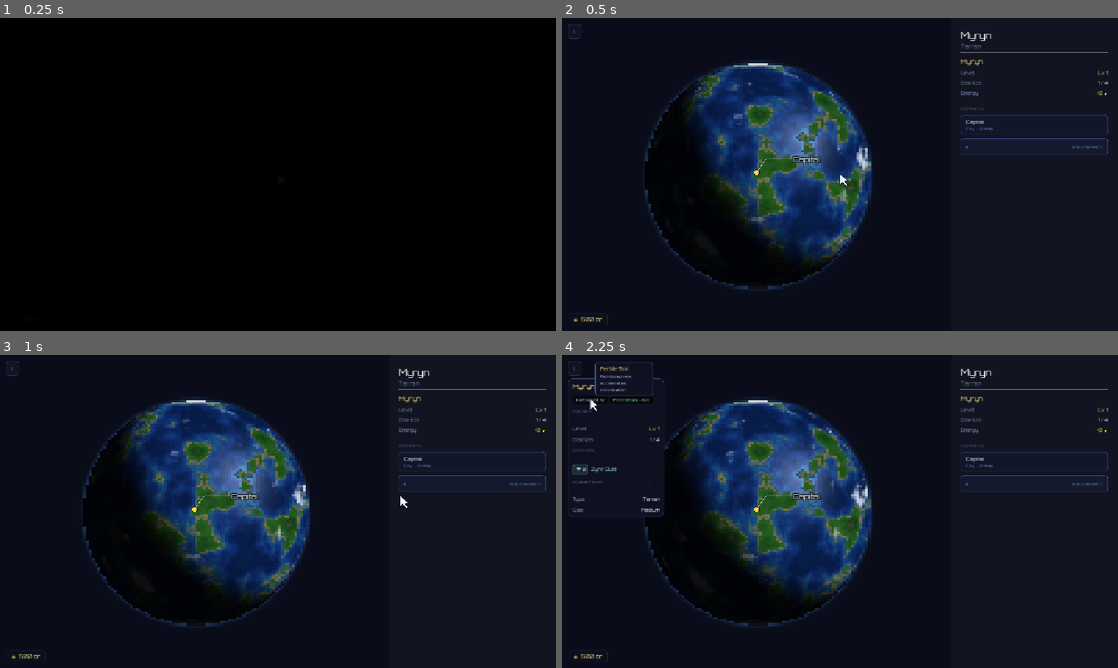
Above: before the commit, frames 1-4 (two rows, left to right).
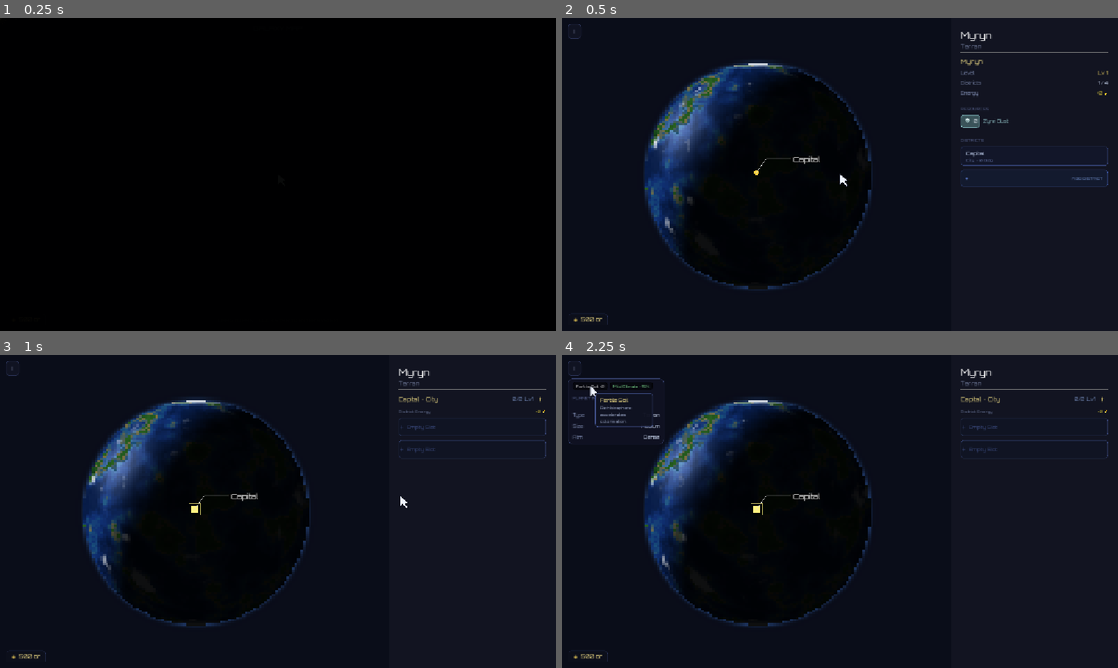
Above: after the commit, the same moments.

Repository: Sasete/Voidle
Game: Godot game, scene res://scenes/galaxy/GalaxyView.tscn
The game is run twice, just before and just after one commit, with the same random seed, the same clock (stepped at 60 frames per second) and the same inputs.
Inputs (mouse positions are in pixels of both pictures, inside the frame that each line leads up to):
- Up to frame 1 (0.25 s): no input
- Up to frame 2 (0.5 s): no input
- Up to frame 3 (1 s): tap Enter at 0.5 s; move the mouse to (400, 495) at 0.52 s; hold Up from 0.53 s (still down); tap C at 0.6 s; click (400, 495) at 0.67 s
- Up to frame 4 (2.25 s): release Up at 1.25 s; click "i" at 1.25 s; click "Fertile Soil +2" at 2 s

Frame 1 is identical in both runs. In frame 2, 17% of the frame differs, in the area x 14-99%, y 15-78%; in frame 3, 17%; in frame 4, 19%, in the area x 1-99%, y 2-77%.

Commit message:
Some fix & tweaks

Diff:
--- a/scripts/planetary/PlanetData.gd
+++ b/scripts/planetary/PlanetData.gd
@@ -38,6 +38,11 @@
 @export var irregularity: float = 0.3
 @export var custom_pois: Array[POIData] = []
 @export var moons: Array[PlanetData] = []
+## Longitude offset (radians) that anchors this planet's "local time".
+## The night-side is always at (global_light_angle + local_time_offset - rotation_offset)
+## from the camera's perspective, so the terminator stays fixed in world space
+## and the surface texture appears to rotate beneath a stationary sun.
+@export var local_time_offset: float = 0.0
 
 # Ring system
 @export var has_rings:   bool  = false
@@ -206,6 +211,12 @@
 				var hue := rng.randf_range(0.07, 0.14)   # warm tan/gold
 				data.ring_color = Color.from_hsv(hue, rng.randf_range(0.15, 0.45), rng.randf_range(0.65, 0.90), rng.randf_range(0.50, 0.72))
 
+	# Each planet gets a unique "local noon" position so that when you first
+	# arrive, the lit side faces you at a variety of angles — and the terminator
+	# stays fixed in world-space as you rotate the globe.
+	data.local_time_offset = rng.randf_range(0.0, TAU)
+
+
 static func _generate_name_with_seed(s: int) -> String:
 	var rng := RandomNumberGenerator.new()
 	rng.seed = s ^ 0xABCD
--- a/scripts/planetary/PlanetRenderer.gd
+++ b/scripts/planetary/PlanetRenderer.gd
@@ -9,6 +9,10 @@
 var _rotation_offset := 0.0
 var _last_mouse_x := 0.0
 var _planet_radius_px := 0.0
+## Global light angle (shared time-of-day clock, advances in PlanetaryView._process)
+var light_angle: float = 0.0
+## Per-planet offset so each world has its own "local noon" position
+var local_time_offset: float = 0.0
 
 func _ready() -> void:
 	pass  # material assigned externally
@@ -27,6 +31,22 @@
 	_rotation_offset = fposmod(val, TAU)
 	if material:
 		(material as ShaderMaterial).set_shader_parameter("rotation_offset", _rotation_offset)
+		# Note: light_direction is recomputed every frame in _process;
+		# calling _update_light_direction here too ensures tweens stay in sync.
+		_update_light_direction()
+
+func _update_light_direction() -> void:
+	if material == null:
+		return
+	# eff = global_time + planet_local_offset + surface_rotation
+	# Adding rotation_offset means the light rotates WITH the terrain:
+	# a landmass that's in night stays in night as you spin the planet,
+	# giving the feel of a camera orbiting a stationary world.
+	var eff: float = light_angle + local_time_offset + _rotation_offset
+	var lx := cos(eff) * 0.85
+	var lz := sin(eff) * 0.55
+	var ld := Vector3(lx, -0.45, lz).normalized()
+	(material as ShaderMaterial).set_shader_parameter("light_direction", ld)
 
 func _input(event: InputEvent) -> void:
 	_update_radius()
@@ -55,6 +75,7 @@
 		_drag_velocity = -delta_rot
 		if material:
 			material.set_shader_parameter("rotation_offset", _rotation_offset)
+			# light_direction synced at end of _process every frame
 
 func _process(_delta: float) -> void:
 	if not _dragging and abs(_drag_velocity) > 0.0001:
@@ -62,3 +83,8 @@
 		_rotation_offset = fposmod(_rotation_offset + _drag_velocity, TAU)
 		if material:
 			material.set_shader_parameter("rotation_offset", _rotation_offset)
+	# Always sync light direction at the END of every frame so both
+	# rotation_offset (updated above or in _input) and light_angle
+	# (updated by PlanetaryView._process which runs before us as the parent)
+	# are fully up-to-date before the GPU renders.
+	_update_light_direction()
--- a/scripts/planetary/PlanetaryView.gd
+++ b/scripts/planetary/PlanetaryView.gd
@@ -142,6 +142,10 @@
 	GameState.active_planet_seed = data.seed
 	GameState.cache_planet_data(data)
 	_setup_material(data)
+	# Sync light state to the renderer for this planet
+	planet_renderer.local_time_offset = data.local_time_offset
+	planet_renderer.light_angle       = _light_angle
+	planet_renderer._update_light_direction()
 	_update_panel(data)
 	_build_companion_moons(data)
 	_build_rings(data)
@@ -540,29 +544,29 @@
 func _mineral_icon_cell(rd: ResourceData, show_count: bool, stored: float = 0.0) -> PanelContainer:
 	var cell := PanelContainer.new()
 	var s := StyleBoxFlat.new()
-	var border_col := rd.display_color.darkened(0.15)
-	border_col.a = 0.70
-	s.bg_color    = rd.display_color.darkened(0.60)
-	s.bg_color.a  = 0.45
+	var border_col := rd.display_color.lightened(0.05)
+	border_col.a = 0.80
+	s.bg_color    = rd.display_color.darkened(0.40)
+	s.bg_color.a  = 0.70
 	s.border_color = border_col
 	s.border_width_left = 1; s.border_width_right  = 1
 	s.border_width_top  = 1; s.border_width_bottom = 1
-	s.corner_radius_top_left     = 3; s.corner_radius_top_right    = 3
-	s.corner_radius_bottom_left  = 3; s.corner_radius_bottom_right = 3
-	s.content_margin_left   = 4; s.content_margin_right  = 4
-	s.content_margin_top    = 3; s.content_margin_bottom = 3
+	s.corner_radius_top_left     = 4; s.corner_radius_top_right    = 4
+	s.corner_radius_bottom_left  = 4; s.corner_radius_bottom_right = 4
+	s.content_margin_left   = 5; s.content_margin_right  = 5
+	s.content_margin_top    = 4; s.content_margin_bottom = 4
 	cell.add_theme_stylebox_override("panel", s)
 	cell.mouse_filter = Control.MOUSE_FILTER_STOP
 
 	var inner := HBoxContainer.new()
-	inner.add_theme_constant_override("separation", 3)
+	inner.add_theme_constant_override("separation", 4)
 	inner.mouse_filter = Control.MOUSE_FILTER_IGNORE
 	cell.add_child(inner)
 
 	var tex := MineralIcon.make(rd.tier, rd.display_color)
 	var icon_rect := TextureRect.new()
 	icon_rect.texture = tex
-	icon_rect.custom_minimum_size = Vector2(12, 12)
+	icon_rect.custom_minimum_size = Vector2(18, 18)
 	icon_rect.stretch_mode = TextureRect.STRETCH_KEEP_ASPECT_CENTERED
 	icon_rect.mouse_filter = Control.MOUSE_FILTER_IGNORE
 	inner.add_child(icon_rect)
@@ -570,8 +574,8 @@
 	if show_count:
 		var count_lbl := Label.new()
 		count_lbl.text = "%.0f" % stored if stored > 0.0 else "0"
-		_apply_orbitron(count_lbl, 8)
-		count_lbl.add_theme_color_override("font_color", Color(0.92, 0.95, 1.0))
+		_apply_orbitron(count_lbl, 9)
+		count_lbl.add_theme_color_override("font_color", Color(0.95, 0.97, 1.0))
 		count_lbl.mouse_filter = Control.MOUSE_FILTER_IGNORE
 		inner.add_child(count_lbl)
 
@@ -619,51 +623,28 @@
 func _fill_uncolonized_details(vbox: VBoxContainer, data: PlanetData) -> void:
 	_fill_modifiers_section(vbox, data)
 	_details_section(vbox, "PLANET INFO")
-	_details_row(vbox, "Type",  PlanetData.Type.keys()[data.planet_type].capitalize())
+	_details_row(vbox, "Type", PlanetData.Type.keys()[data.planet_type].capitalize())
 	var size_str := "Small" if data.planet_size < 0.8 else ("Large" if data.planet_size > 1.3 else "Medium")
-	_details_row(vbox, "Size",  size_str)
+	_details_row(vbox, "Size", size_str)
 	if data.has_atmosphere:
 		var atm := "Thin" if data.atmosphere_density < 0.4 else ("Dense" if data.atmosphere_density > 0.7 else "Standard")
 		_details_row(vbox, "Atm.", atm)
 	else:
-		_details_row(vbox, "Atm.",  "None", Color(0.6, 0.4, 0.4))
-
-	_details_section(vbox, "RESOURCES")
-	var br_unc := GameState.get_body_resources(data.seed, 1, 3)
-	var icon_row_unc := HFlowContainer.new()
-	icon_row_unc.add_theme_constant_override("h_separation", 4)
-	icon_row_unc.add_theme_constant_override("v_separation", 4)
-	for rd: ResourceData in br_unc.as_array():
-		icon_row_unc.add_child(_mineral_icon_cell(rd, false))
-	vbox.add_child(icon_row_unc)
-
+		_details_row(vbox, "Atm.", "None", Color(0.6, 0.4, 0.4))
 	_details_section(vbox, "STATUS")
 	_details_row(vbox, "Colony", "Not established", Color(0.65, 0.45, 0.35))
 
-func _fill_colonized_details(vbox: VBoxContainer, data: PlanetData, pp: PlanetProgress) -> void:
-	var name_lbl := Label.new()
-	name_lbl.text = data.planet_name
-	_apply_orbitron(name_lbl, 13)
-	name_lbl.add_theme_color_override("font_color", Color(1.0, 0.92, 0.55))
-	vbox.add_child(name_lbl)
-
+func _fill_colonized_details(vbox: VBoxContainer, data: PlanetData, _pp: PlanetProgress) -> void:
 	_fill_modifiers_section(vbox, data)
-
-	_details_section(vbox, "COLONY")
-	_details_row(vbox, "Level",     "Lv %d" % pp.level, Color(1.0, 0.88, 0.4))
-	_details_row(vbox, "Districts", "%d / %d" % [data.custom_pois.size(), pp.max_districts])
-
-	_details_section(vbox, "DEPOSITS")
-	var br := GameState.get_body_resources(data.seed, 1, 3)
-	for rd: ResourceData in br.as_array():
-		var key: String = rd.resource_id()
-		var stored: float = pp.stored_resources.get(key, 0.0)
-		_mineral_row(vbox, rd, stored)
-
 	_details_section(vbox, "PLANET INFO")
 	_details_row(vbox, "Type", PlanetData.Type.keys()[data.planet_type].capitalize())
 	var size_str := "Small" if data.planet_size < 0.8 else ("Large" if data.planet_size > 1.3 else "Medium")
 	_details_row(vbox, "Size", size_str)
+	if data.has_atmosphere:
+		var atm := "Thin" if data.atmosphere_density < 0.4 else ("Dense" if data.atmosphere_density > 0.7 else "Standard")
+		_details_row(vbox, "Atm.", atm)
+	else:
+		_details_row(vbox, "Atm.", "None", Color(0.6, 0.4, 0.4))
 
 ## Active building count for a district (for night-light glow size).
 ## Excludes constructing and user-paused buildings.
@@ -1025,12 +1006,13 @@
 	CursorManager.set_state(CursorManager.State.NORMAL)
 
 func _apply_light_angle() -> void:
-	if planet_renderer == null or planet_renderer.material == null:
-		return
-	var lx := cos(_light_angle) * 0.85
-	var lz := sin(_light_angle) * 0.55
-	var ld := Vector3(lx, -0.45, lz).normalized()
-	(planet_renderer.material as ShaderMaterial).set_shader_parameter("light_direction", ld)
+	if planet_renderer == null:
+		return
+	# Just update the value — PlanetRenderer._process calls _update_light_direction()
+	# at the END of every frame (after both parent and child _process have run),
+	# so light_direction is always computed with fresh rotation_offset + light_angle.
+	planet_renderer.light_angle = _light_angle
+
 
 func _rotate_to_lon(lon_deg: float, duration: float = 0.45) -> void:
 	var target  := fposmod(deg_to_rad(lon_deg), TAU)
@@ -1059,13 +1041,16 @@
 	_active_district_poi = null   # overview shown — don’t auto-reopen on construction
 
 	var pp := GameState.get_planet(data.seed)
-	if not pp.is_colonized:
-		return   # uncolonized: details panel already shows info
 
 	var root := VBoxContainer.new()
 	root.name = "DistrictBuildPanel"
 	root.add_theme_constant_override("separation", 8)
 	root.add_child(HSeparator.new())
+
+	if not pp.is_colonized:
+		_build_resources_section(root, data, pp)
+		panel_content.add_child(root)
+		return
 
 	# Planet name + level
 	var name_lbl := Label.new()
@@ -1138,6 +1123,8 @@
 		e_row.mouse_exited.connect(func() -> void:
 			TooltipManager.hide_tip())
 
+	_build_resources_section(root, data, pp)
+
 	# POI list
 	if not data.custom_pois.is_empty():
 		var sep := HSeparator.new()
@@ -1161,6 +1148,42 @@
 	root.add_child(add_dist_card)
 
 	panel_content.add_child(root)
+
+func _build_resources_section(parent: VBoxContainer, data: PlanetData, pp: PlanetProgress) -> void:
+	var sep := HSeparator.new()
+	var sep_s := StyleBoxFlat.new()
+	sep_s.bg_color = Color(0.2, 0.25, 0.4, 0.35)
+	sep.add_theme_stylebox_override("separator", sep_s)
+	parent.add_child(sep)
+
+	var title := Label.new()
+	title.text = "RESOURCES"
+	_apply_orbitron(title, 8)
+	title.add_theme_color_override("font_color", Color(0.40, 0.45, 0.65))
+	parent.add_child(title)
+
+	var br := GameState.get_body_resources(data.seed, 1, 3)
+	if br.as_array().is_empty():
+		var none_lbl := Label.new()
+		none_lbl.text = "No deposits detected"
+		_apply_orbitron(none_lbl, 8)
+		none_lbl.add_theme_color_override("font_color", Color(0.45, 0.45, 0.55))
+		parent.add_child(none_lbl)
+		return
+
+	if pp.is_colonized:
+		# Show name + stored amount per resource
+		for rd: ResourceData in br.as_array():
+			var stored: float = pp.stored_resources.get(rd.resource_id(), 0.0)
+			_mineral_row(parent, rd, stored)
+	else:
+		# Show icon grid — deposits are visible but not yet harvested
+		var icon_flow := HFlowContainer.new()
+		icon_flow.add_theme_constant_override("h_separation", 5)
+		icon_flow.add_theme_constant_override("v_separation", 5)
+		for rd: ResourceData in br.as_array():
+			icon_flow.add_child(_mineral_icon_cell(rd, false))
+		parent.add_child(icon_flow)
 
 func _build_district_overview_card(poi: POIData, planet: PlanetData, pp: PlanetProgress,
 		_panel_content: VBoxContainer, _root: VBoxContainer) -> PanelContainer:
@@ -1455,17 +1478,35 @@
 	tc.grow_vertical   = Control.GROW_DIRECTION_BEGIN   # stack upward
 	tc.grow_horizontal = Control.GROW_DIRECTION_END
 	tc.custom_minimum_size = Vector2(260, 0)
-	tc.offset_left   = 14.0
-	tc.offset_bottom = -14.0
+	tc.offset_left = 14.0
 	tc.add_theme_constant_override("separation", 5)
 	tc.mouse_filter = Control.MOUSE_FILTER_IGNORE
 	add_child(tc)
 	_toast_container = tc
 	return tc
 
+## Measures the credits panel height and updates the toast container offset so
+## toasts always stack just above the credits bar. Safe to call every time.
+func _reanchor_toast_above_credits() -> void:
+	var tc := _get_toast_container()
+	# HUDManager lives on a CanvasLayer sibling — find it in the scene tree
+	var hud: Node = get_tree().root.find_child("HUDManager", true, false)
+	var credits_h: float = 38.0   # fallback
+	if hud != null:
+		var cp = hud.get("credits_panel")
+		if cp != null and is_instance_valid(cp as Node):
+			var real_h: float = (cp as Control).size.y
+			if real_h > 4.0:
+				credits_h = real_h
+	# credits panel: offset_bottom = -12, height = credits_h
+	# gap between credits top and toast bottom = 8px
+	tc.offset_bottom = -(12.0 + credits_h + 8.0)
+
 ## Shows a brief construction-complete notification at the bottom-left,
 ## then fades it out after a few seconds.
 func _show_construction_toast(building_name: String, district_label: String) -> void:
+	# Re-measure credits panel height each time in case it changed after layout
+	_reanchor_toast_above_credits()
 	var tc := _get_toast_container()
 
 	# ── Outer panel ─────────────────────────────────────────────────────────
--- a/scripts/system/HUDManager.gd
+++ b/scripts/system/HUDManager.gd
@@ -2,7 +2,12 @@
 extends CanvasLayer
 
 var _credits_lbl: Label
+## Current displayed value (tweened, may lag behind GameState.credits)
+var _credits_display: float = 0.0
+var _credits_tween: Tween = null
 var _orbitron: Font
+## The credits panel node — exposed so PlanetaryView can read its screen height for toast offset.
+var credits_panel: PanelContainer = null
 
 static func fmt_credits(val: float) -> String:
 	if val >= 1_000_000_000.0:
@@ -65,9 +70,34 @@
 	panel.offset_bottom = -12.0
 
 	add_child(panel)
+	credits_panel = panel
+
+	_credits_display = GameState.credits
 
 	GameState.credits_changed.connect(_on_credits_changed)
 
-func _on_credits_changed(val: float) -> void:
-	if _credits_lbl:
-		_credits_lbl.text = fmt_credits(val)
+func _on_credits_changed(new_val: float) -> void:
+	if not is_instance_valid(_credits_lbl):
+		return
+
+	var old_val := _credits_display
+	var gained  := new_val > old_val
+
+	# Kill any running tween so we start fresh from the current displayed value
+	if _credits_tween and _credits_tween.is_valid():
+		_credits_tween.kill()
+
+	_credits_tween = create_tween()
+
+	# Briefly flash the label colour to signal gain / loss
+	var flash_col := Color(0.55, 1.0, 0.35) if gained else Color(1.0, 0.55, 0.25)
+	_credits_tween.tween_property(_credits_lbl, "theme_override_colors/font_color",
+		flash_col, 0.12).set_ease(Tween.EASE_OUT)
+	_credits_tween.parallel().tween_method(
+		func(v: float) -> void:
+			_credits_display = v
+			if is_instance_valid(_credits_lbl):
+				_credits_lbl.text = fmt_credits(v),
+		old_val, new_val, 0.55).set_ease(Tween.EASE_OUT).set_trans(Tween.TRANS_QUAD)
+	_credits_tween.tween_property(_credits_lbl, "theme_override_colors/font_color",
+		Color(1.0, 0.92, 0.55), 0.3).set_ease(Tween.EASE_IN)
--- a/scripts/ui/MineralIcon.gd
+++ b/scripts/ui/MineralIcon.gd
@@ -1,81 +1,84 @@
-## Generates 14×14 procedural pixel-art mineral icons.
-## Shape depends on tier (1=blob, 2=crystal, 3=gem), color is tinted from ResourceData.display_color.
+## Generates 18×18 procedural pixel-art mineral icons.
+## Shape + inner detail depend on tier. Color is tinted from ResourceData.display_color.
 class_name MineralIcon
 extends RefCounted
 
-# Pixel masks — each row is 14 bits wide (low bit = left column).
-# T1: rounded ore blob
+const SIZE := 18
+
+# ── Base shapes ──────────────────────────────────────────────────────────────
+
+# T1: rounded ore blob (full oval)
 static var _T1: Array[int] = [
-	0b00000000000000,
-	0b00000110000000,
-	0b00011111100000,
-	0b00111111110000,
-	0b01111111111000,
-	0b01111111111000,
-	0b11111111111100,
-	0b11111111111100,
-	0b01111111111000,
-	0b01111111111000,
-	0b00111111110000,
-	0b00011111100000,
-	0b00000110000000,
-	0b00000000000000,
+	0, 8160, 32760, 65532, 131070, 131070,
+	262143, 262143, 262143, 262143,
+	131070, 131070, 65532, 32760, 8160, 0, 0, 0,
 ]
 
-# T2: angular crystal shard
+# T2: tall hexagonal crystal shard
 static var _T2: Array[int] = [
-	0b00000100000000,
-	0b00001110000000,
-	0b00011111000000,
-	0b00111111100000,
-	0b01111111110000,
-	0b11111111111000,
-	0b11111111111000,
-	0b01111111110000,
-	0b00111111100000,
-	0b00011111000000,
-	0b00001110000000,
-	0b00000100000000,
-	0b00000000000000,
-	0b00000000000000,
+	768, 1920, 4032, 8160, 16368, 32760,
+	65532, 65532, 65532,
+	32760, 16368, 8160, 4032, 1920, 768, 0, 0, 0,
 ]
 
-# T3: pointed gem (diamond)
+# T3: diamond gem (rhombus)
 static var _T3: Array[int] = [
-	0b00000000000000,
-	0b00000100000000,
-	0b00001110000000,
-	0b00111111100000,
-	0b01111111110000,
-	0b11111111111100,
-	0b01111111110000,
-	0b00111111100000,
-	0b00001110000000,
-	0b00000100000000,
-	0b00000000000000,
-	0b00000000000000,
-	0b00000000000000,
-	0b00000000000000,
+	0, 768, 1920, 4032, 8160, 16368,
+	32760,
+	16368, 8160, 4032, 1920, 768, 0, 0, 0, 0, 0, 0,
 ]
 
-const SIZE := 14
+# ── Detail overlays ───────────────────────────────────────────────────────────
+# Detail pixels are rendered darker (T1 vein) or brighter (T2/T3 facet).
+
+# T1: diagonal dark vein through the ore
+static var _T1_detail: Array[int] = [
+	0, 0, 4096, 6144, 3072, 1536,
+	512, 768, 256, 128,
+	192, 0, 0, 0, 0, 0, 0, 0,
+]
+
+# T2: bright vertical spine (center facet line at col 9)
+static var _T2_detail: Array[int] = [
+	0, 512, 512, 512, 512, 512,
+	512, 512, 512,
+	512, 512, 512, 512, 512, 0, 0, 0, 0,
+]
+
+# T3: upper triangular facet highlight
+static var _T3_detail: Array[int] = [
+	0, 0, 512, 768, 1920, 4032,
+	0, 0, 0, 0, 0, 0, 0, 0, 0, 0, 0, 0,
+]
 
 static func make(tier: int, base_color: Color) -> ImageTexture:
-	var mask: Array[int] = _T1 if tier <= 1 else (_T2 if tier == 2 else _T3)
+	var mask:   Array[int] = _T1 if tier <= 1 else (_T2 if tier == 2 else _T3)
+	var detail: Array[int] = _T1_detail if tier <= 1 else (_T2_detail if tier == 2 else _T3_detail)
+	var dark_detail: bool  = tier <= 1   # T1: dark vein; T2/T3: bright facet
+
 	var img := Image.create(SIZE, SIZE, false, Image.FORMAT_RGBA8)
 	img.fill(Color(0, 0, 0, 0))
 
-	var highlight := base_color.lightened(0.35)
-	var shadow    := base_color.darkened(0.30)
+	var highlight := base_color.lightened(0.50)
+	var shadow    := base_color.darkened(0.45)
+	var vein      := base_color.darkened(0.60)
+	var facet     := base_color.lightened(0.70)
 
 	for y in SIZE:
-		var row: int = mask[y]
+		var row:        int = mask[y]
+		var detail_row: int = detail[y]
 		for x in SIZE:
-			if row & (1 << x):
-				# Simple lighting: top-left corner lighter
-				var t: float = (float(x) + float(SIZE - 1 - y)) / float(SIZE * 2 - 2)
-				var px_col := base_color.lerp(highlight, t * 0.5).lerp(shadow, (1.0 - t) * 0.25)
-				px_col.a = 1.0
-				img.set_pixel(x, y, px_col)
+			if not (row & (1 << x)):
+				continue
+			if detail_row & (1 << x):
+				var dc := vein if dark_detail else facet
+				dc.a = 1.0
+				img.set_pixel(x, y, dc)
+				continue
+			# Directional lighting: top-left = highlight, bottom-right = shadow
+			var t: float = (float(x) + float(SIZE - 1 - y)) / float((SIZE - 1) * 2)
+			var px_col := shadow.lerp(highlight, t)
+			px_col.a = 1.0
+			img.set_pixel(x, y, px_col)
 
 	return ImageTexture.create_from_image(img)
